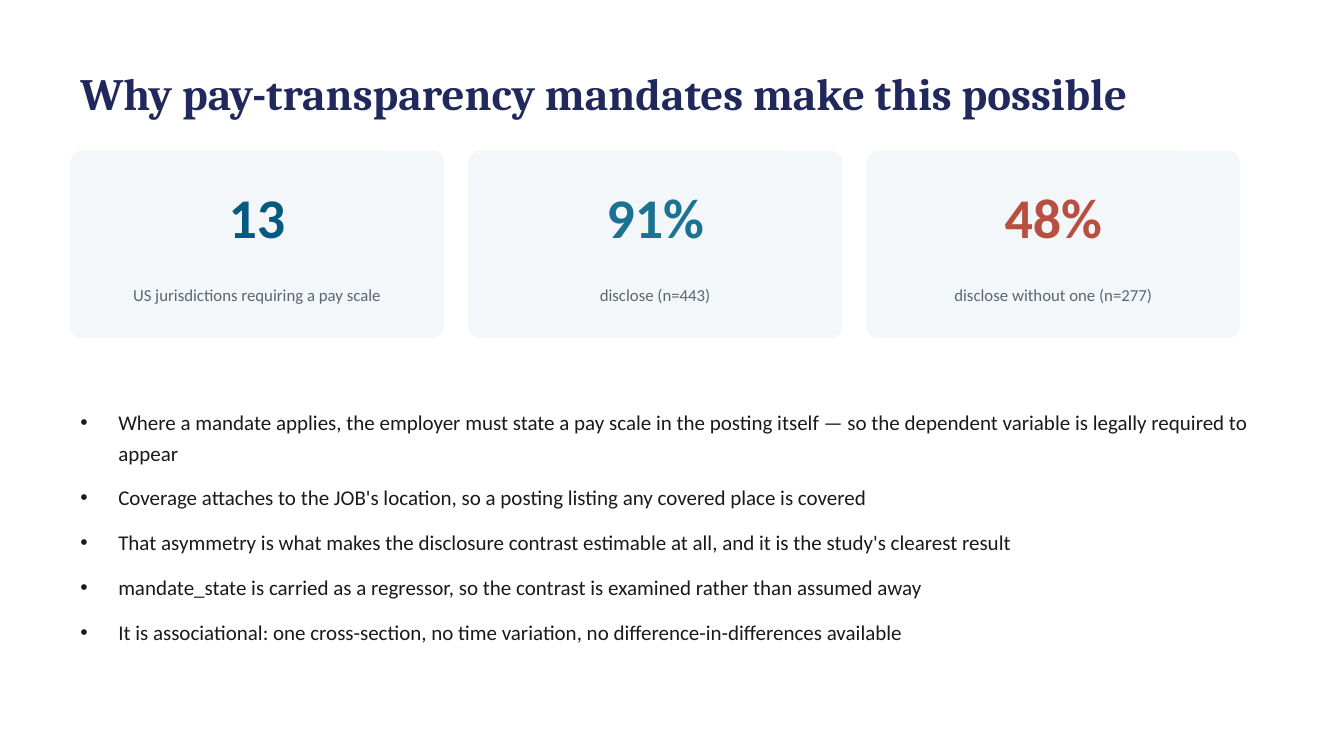
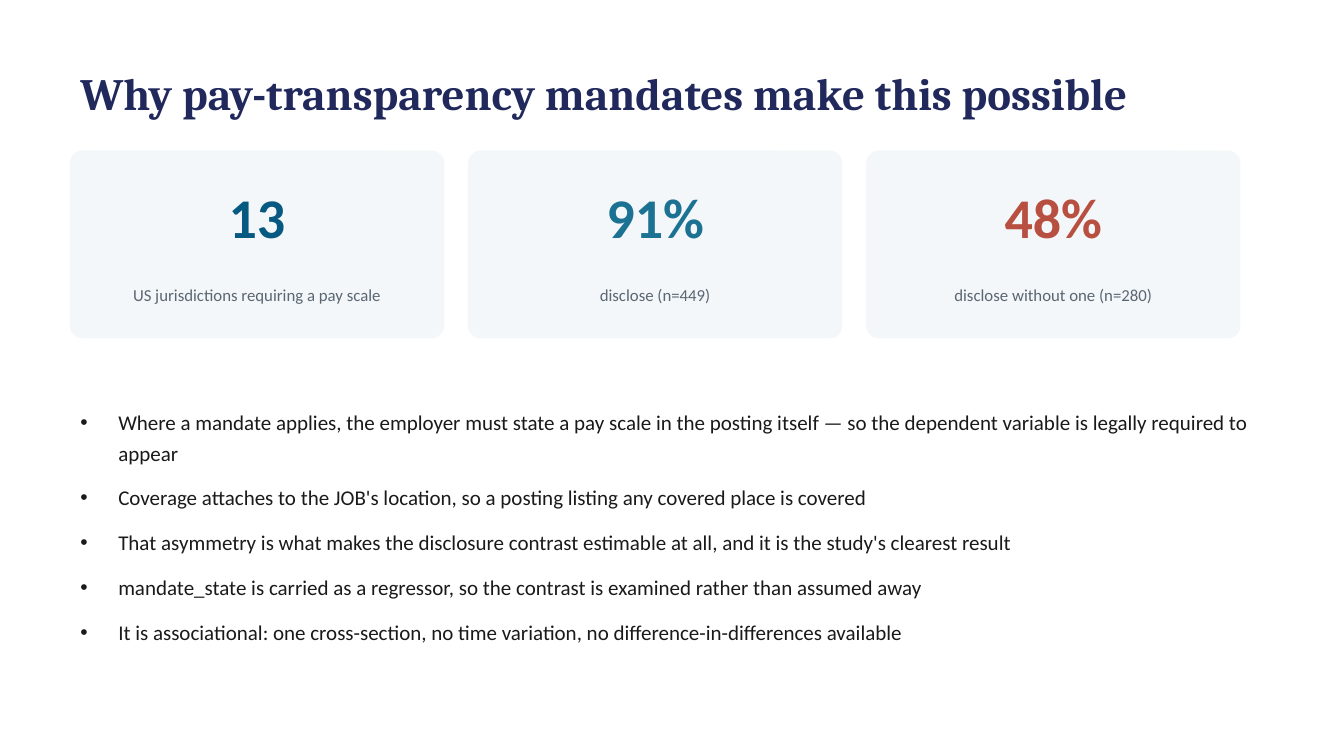
Before and after one commit to hendeal-cyber/Modern-Labor-Market-Data-Submission, a slide deck: slide 4 of paper/presentation.pptx. Drawn at 1344x756 pixels with LibreOffice and Linux fonts; fonts in the diff are those of the drawing. Boxes give left, top, right and bottom in pixels: in the first picture for what was removed or moved away, otherwise in the second. Text is boxed around its words. In the diff, an @@ line names an element or a change of style, - is before the commit and + after.

```diff
--- a/paper/presentation.pptx
+++ b/paper/presentation.pptx
@@ text at [600,289,710,303]: text changed @@
-disclose (n=443)
+disclose (n=449)
@@ text at [954,289,1152,303]: text changed @@
-disclose without one (n=277)
+disclose without one (n=280)
```
Also in this commit, not shown: 2 other slides changed, 19 other files.
